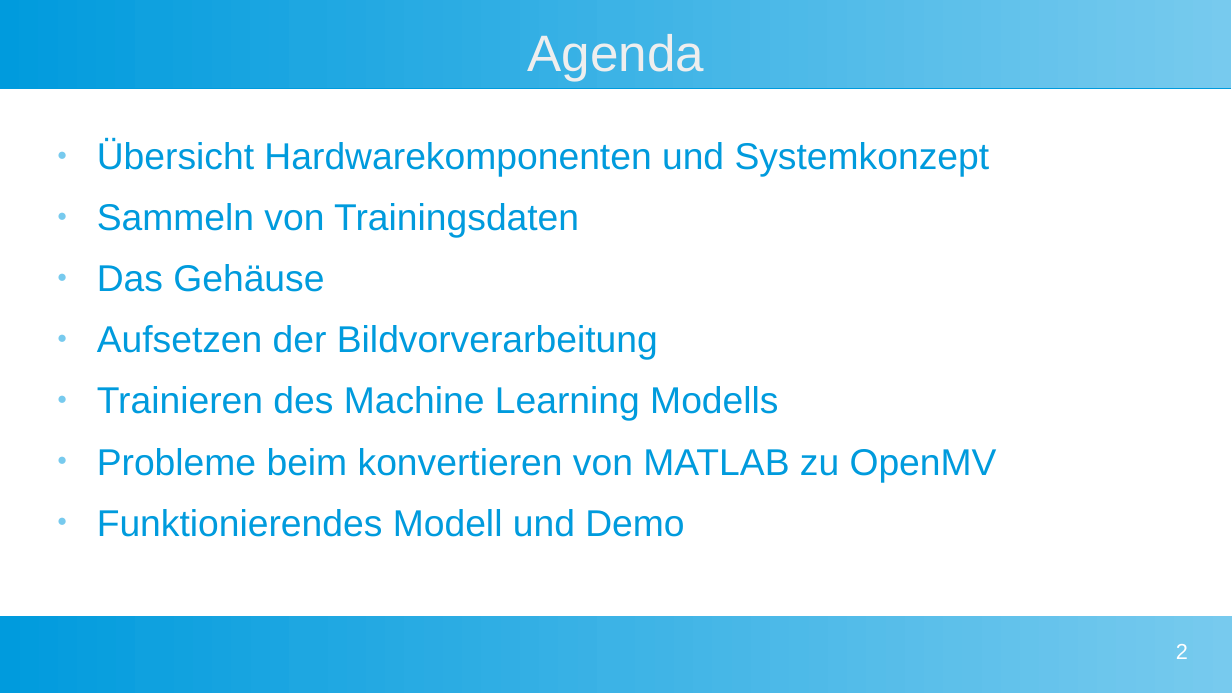
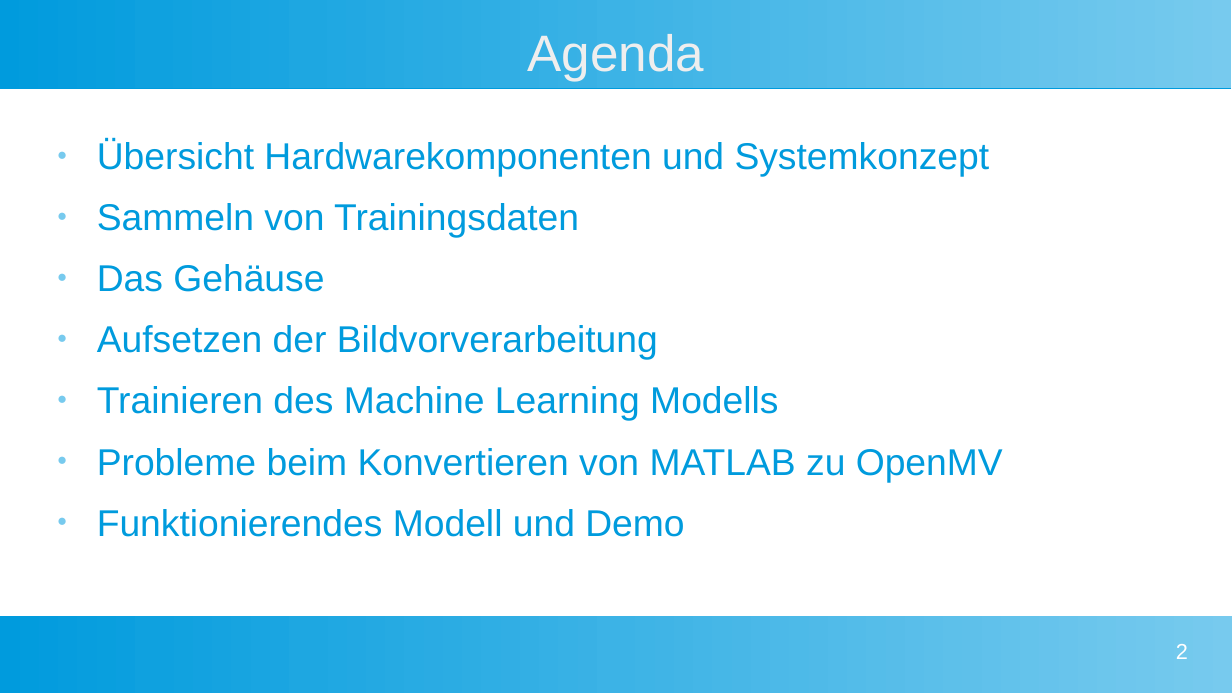
Before and after one commit to Commander-Philip/the-machine-learning-brick, a slide deck: slide 2 of docs/Präsentation.odp. Drawn at 1232x693 pixels with LibreOffice and Linux fonts; fonts in the diff are those of the drawing. Boxes give left, top, right and bottom in pixels: in the first picture for what was removed or moved away, otherwise in the second. Text is boxed around its words. In the diff, an @@ line names an element or a change of style, - is before the commit and + after.

```diff
--- a/docs/Präsentation.odp
+++ b/docs/Präsentation.odp
@@ text at (97, 448, 1003, 482): text changed @@
-● Probleme beim konvertieren von MATLAB zu OpenMV
+● Probleme beim Konvertieren von MATLAB zu OpenMV
```
Also in this commit, not shown: 3 other slides changed, 5 slides added, 2 slides removed, 8 other files.
